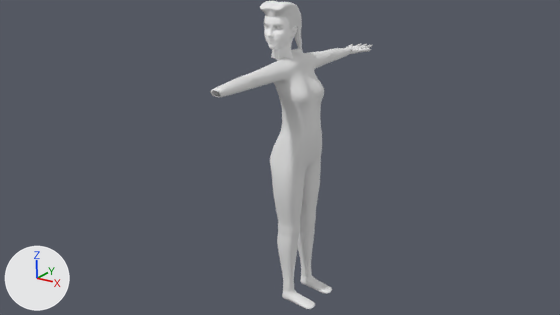
Renders of the Blender file simple_topo/02e.blend from each side of a commit.
One viewpoint serves both versions: the file's camera 'Camera'. The axes (+X, +Y, +Z) are drawn at lower left. The lights are the same throughout.

The first picture shows 'Cube', 'body', 'hair', 'head'.
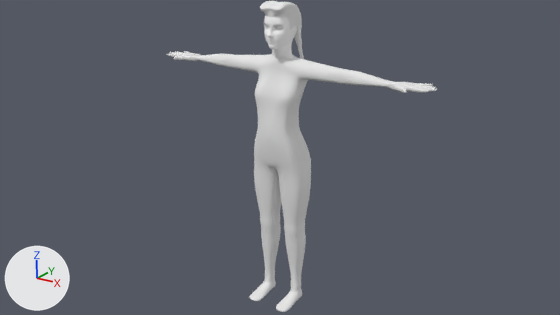
Commit message: 02e: hand remodeling complete and attached to body mesh

Pixel boxes [x1, y1, x2, y2] of what changed, in the pictures (560 x 315 px):
'body', reshaped, turned
    before: [210, 48, 351, 309]
    after: [166, 51, 437, 312]
'Cube', deleted
    before: [346, 44, 372, 54]
part 1 of me_cube_002, built on
    before: [210, 48, 351, 111]
    after: [166, 51, 437, 111]

The change, as a list of edits to the scene's bpy script:
```text
Change me_cube_002:
    used by ob_body; location = (0.0, 0.0, 0.0); rotation_euler = (0.0, 0.0, 1.571), in degrees (0, 0, 90)
    remove me_cube_002.from_pydata(...)  # 217 vertices, 202 faces; spans x 0.0..5.41, y -2.16..0.68, z -13.6..-0.57
    add me_cube_002.from_pydata(...)  # 393 vertices, 380 faces; spans x 0.0..7.5, y -2.16..0.68, z -13.6..-0.57
    me_cube_002 part 1
    7 vertices are removed from x 5.39..5.41, y -0.44..0.14, z -1.73..-1.48
    8 faces are deleted
    7 vertices in x 1.99..3.69, y -0.52..0.16, z -1.83..-1.22 move by (0.0, 0.02, 0.0)
    5 vertices in x 3.01..3.71, y -0.6..0.18, z -1.49..-1.48 move by (0.0, 0.03, 0.0)
    4 vertices in x 1.99..3.02, y -0.7..-0.53, z -1.82..-1.31 move by (0.0, -0.02, 0.0)
    16 vertices move from x 0.79..5.4, y -2.12..0.14, z -2.6..-1.22 to x 0.79..5.4, y -1.79..0.12, z -2.6..-1.22
    160 vertices are added at x 5.43..7.5, y -1.06..0.43, z -1.79..-1.5
    9 new vertices lie (0.0, 0.0, 0.23) away from vertices in x 5.47..6.32, y -0.85..0.25, z -1.75..-1.73
    7 new vertices lie (0.0, 0.0, 0.21) away from vertices in x 6.21..6.62, y -0.95..0.09, z -1.72..-1.71
    7 new vertices lie (0.0, 0.0, 0.19) away from vertices in x 6.16..6.93, y -0.62..0.08, z -1.71..-1.69
    186 new faces join them
Remove ob_cube:
    ob_cube = bpy.data.objects.new('Cube', me_cube_003)
    ob_cube.location = (0.27, 6.09, -1.7)
    ob_cube.scale = (0.401, 0.515, 0.197)
    _m = ob_cube.modifiers.new('Subsurf', 'SUBSURF')
    _m.levels = 2
Change ob_body:
    ob_body.rotation_euler: (0.0, 0.0, 1.571) -> (0.0, 0.0, 0.0)  # degrees (0, 0, 90) -> degrees (0, 0, 0)
```
